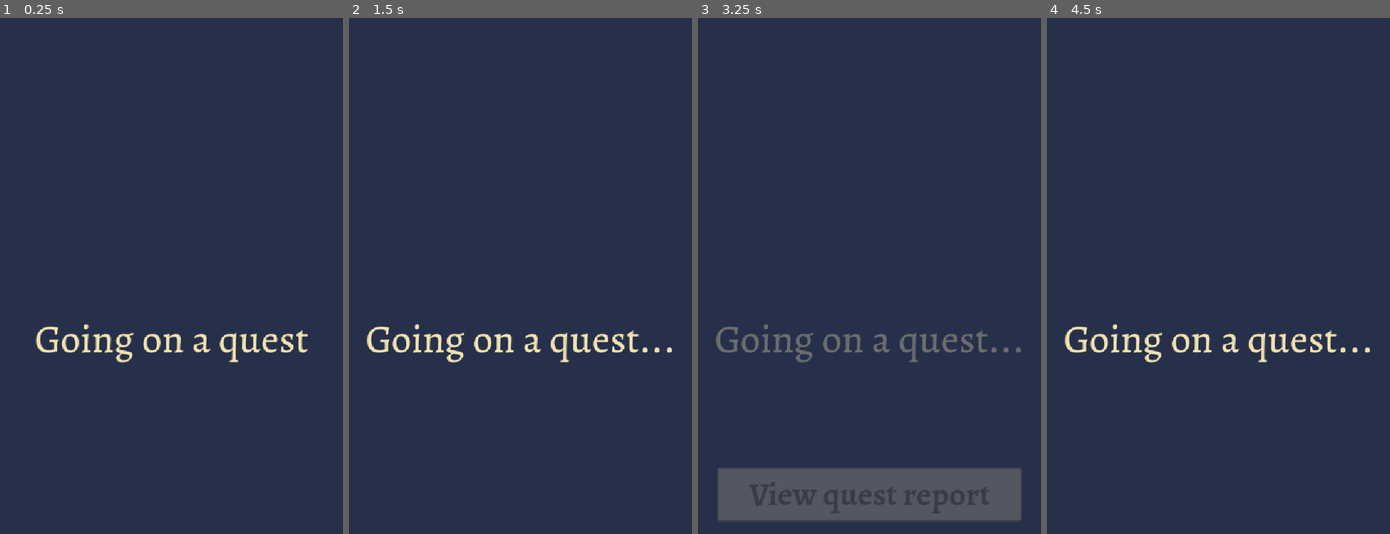
Above: before the commit, frames 1-4 (left to right).
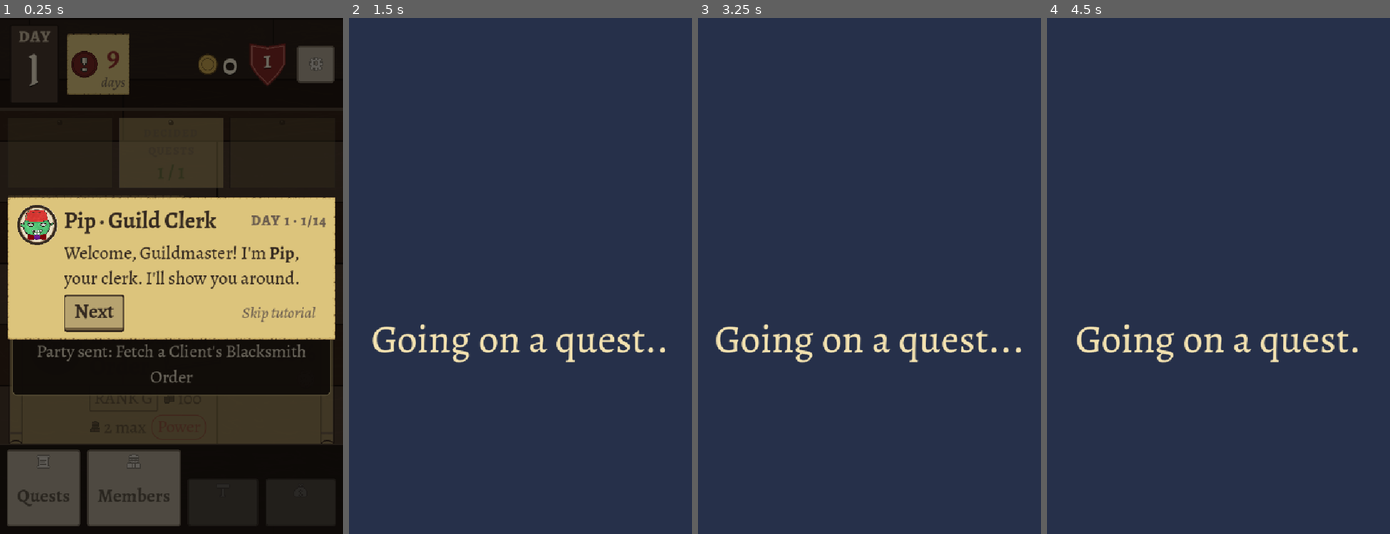
Above: after the commit, the same moments.

Repository: ActuallySanta/Fantasy-Guild-Manager
Game: Godot game, scene res://tools/tests/quest_travel_test.tscn
Two runs of this game, one before a commit and one after it. Both use one fixed random seed, a clock stepped at 60 frames per second and the inputs below. This scene is started directly instead of the project's main scene.
Inputs (mouse positions are in pixels of both pictures, inside the frame that each line leads up to):
- Up to frame 1 (0.25 s): no input
- Up to frame 2 (1.5 s): click "Quests" at 0.5 s; click (520, 477) at 1.25 s, where only the run after the commit has a clickable "End Day 1"
- Up to frame 3 (3.25 s): click "Members" at 2 s; click "Quests" at 2.75 s
- Up to frame 4 (4.5 s): click (1218, 492) at 3.5 s, where only the run after the commit has a clickable "View quest report"; click "Members" at 4.25 s

The runs differ from the first frame. In frame 1, 100% of the frame differs, in the area x 0-100%, y 0-100%; in frame 2, 2.4%; in frame 3, 9.8%; in frame 4, 2.0%.

Commit message:
fix: Pip stands aside during the Going on a quest screen
The Day 1 walkthrough's End Day step stayed active under the travel
screen, and its full-screen dim (z 20) swallowed the View quest report
button. The tutorial now hides and releases its button locks while the
travel screen is up, then picks up on the Day Report.

Co-Authored-By: Claude Opus 5.5 <noreply@anthropic.com>

Diff:
--- a/Scripts/Hall/hall_main.gd
+++ b/Scripts/Hall/hall_main.gd
@@ -1912,7 +1912,8 @@
 	_game_over_overlay.visible = is_game_over
 	# the travel screen (after End Day) hides the sheets and Menu like the report does
 	_quest_travel_overlay.visible = is_quest_travel_open and not is_credits_open
-	var is_report_open := not shown_report.is_empty() or is_game_over or is_credits_open or is_crawl_open 			or is_quest_travel_open
+	var is_report_open := not shown_report.is_empty() or is_game_over or is_credits_open or is_crawl_open \
+			or is_quest_travel_open
 	_report_overlay.visible = not shown_report.is_empty() and not is_game_over and not is_credits_open and not is_crawl_open
 	_end_check_overlay.visible = not is_report_open and is_end_check_open
 	_menu_overlay.visible = not is_report_open and is_menu_open
--- a/Scripts/UI/Overlays/Day/overlay_tutorial.gd
+++ b/Scripts/UI/Overlays/Day/overlay_tutorial.gd
@@ -403,6 +403,14 @@
 func _process(delta: float) -> void:
 	if not is_running():
 		return
+	# the "Going on a quest" screen after End Day: Pip stands aside (no dim,
+	# no locks) so its button can be pressed, and picks up on the report
+	var is_travel_up: bool = hall.get(&"is_quest_travel_open") == true
+	if visible == is_travel_up:
+		visible = not is_travel_up
+	if is_travel_up:
+		_release_locks()
+		return
 	_time += delta
 	var step: Dictionary = _steps[_index]
 
--- a/tools/tests/quest_travel_test.gd
+++ b/tools/tests/quest_travel_test.gd
@@ -4,7 +4,8 @@
 ## the rolled 2-4 s wait; pressing it (twice in one frame, to check the double
 ## tap) runs the dusk curtain into the Day Report once. The skip_quest_travel
 ## flag goes straight to the curtain. Reduced Motion keeps the wait and the
-## button. The final battle's credits also wait for the press.
+## button. The final battle's credits also wait for the press. On Day 1, Pip's
+## walkthrough stands aside (no lock, no dim) so the button can be pressed.
 ## Scene: tools/tests/quest_travel_test.tscn
 
 ## Longest wait for the dusk curtain's midpoint (seconds).
@@ -18,6 +19,8 @@
 ## The trip's length range, from the overlay's tunables (seconds).
 const TRIP_MIN := 2.0
 const TRIP_MAX := 4.0
+## Frames to let refreshes and deferred calls settle.
+const SETTLE_FRAMES := 4
 
 
 func _ready() -> void:
@@ -26,6 +29,8 @@
 
 
 func _run() -> void:
+	# first, while the autoloads still hold a fresh Day 1 run (as report_roam_test)
+	await _test_tutorial_day_one()
 	await _test_normal_night(false)
 	await _test_skip_flag()
 	await _test_normal_night(true)
@@ -156,3 +161,46 @@
 	check(not hall.is_quest_travel_open, "final: travel closed")
 	hall.queue_free()
 	await get_tree().process_frame
+
+
+func _settle() -> void:
+	for i in SETTLE_FRAMES:
+		await get_tree().process_frame
+
+
+## Day 1 with Pip's walkthrough running: the travel screen's button stays
+## usable (the tutorial neither dims over it nor disables it), and after the
+## press Pip picks up on the Day Report.
+func _test_tutorial_day_one() -> void:
+	var hall: Node = load("uid://dtw7iu2s1gibm").instantiate()  # Scenes/hall_main.tscn
+	add_child(hall)
+	await _settle()
+	var tutorial: Node = hall.tutorial
+	check(tutorial != null and tutorial.is_running(), "tutorial: Pip's walkthrough started")
+	if tutorial == null or not tutorial.is_running():
+		hall.queue_free()
+		return
+	hall.open_assign(0)
+	await _settle()
+	hall.toggle_in_party(hall.roster()[0])
+	await _settle()
+	hall.close_screen()
+	await _settle()
+	hall.open_end_check()
+	await _settle()
+	hall.end_day()
+	await _settle()
+	var overlay: Node = hall.get_node("%OverlayQuestTravel")
+	check(hall.is_quest_travel_open, "tutorial: travel screen open")
+	check(not tutorial.visible, "tutorial: Pip stands aside during travel")
+	await _wait_for_button(overlay)
+	await _settle()
+	var button: Button = overlay.get_node("%ContinueButton")
+	check(overlay.is_button_shown(), "tutorial: button shows and is not locked")
+	button.pressed.emit()
+	await _wait_for_night(hall)
+	await _settle()
+	check(not hall.shown_report.is_empty(), "tutorial: report opens after the press")
+	check(tutorial.is_running() and tutorial.visible, "tutorial: Pip is back on the report")
+	hall.queue_free()
+	await get_tree().process_frame
Not shown, changed: Docs/hall_design.md
